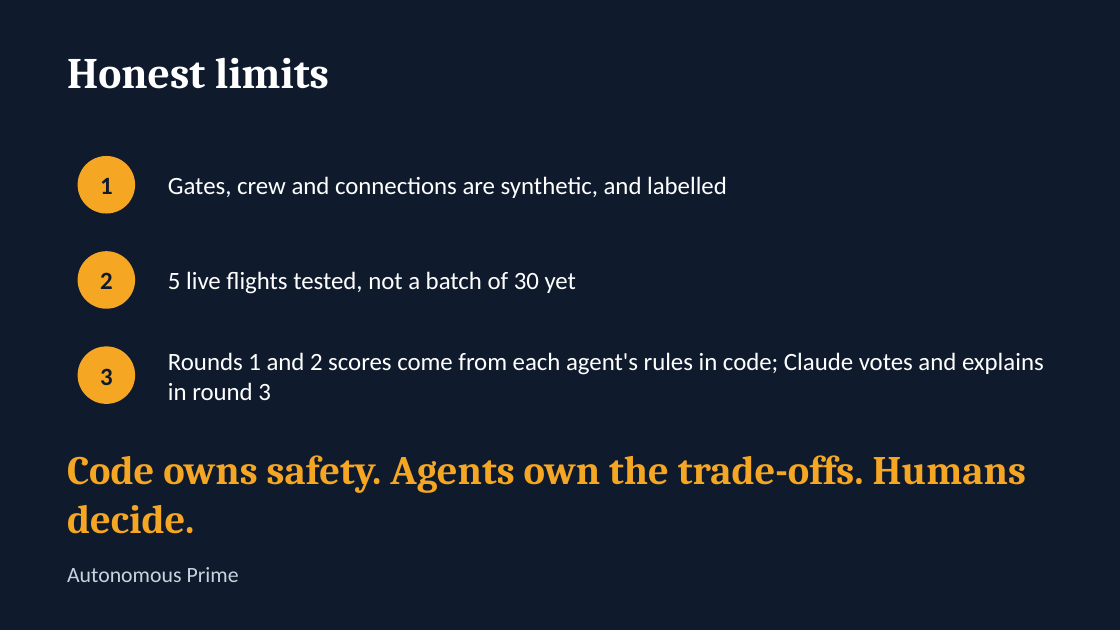
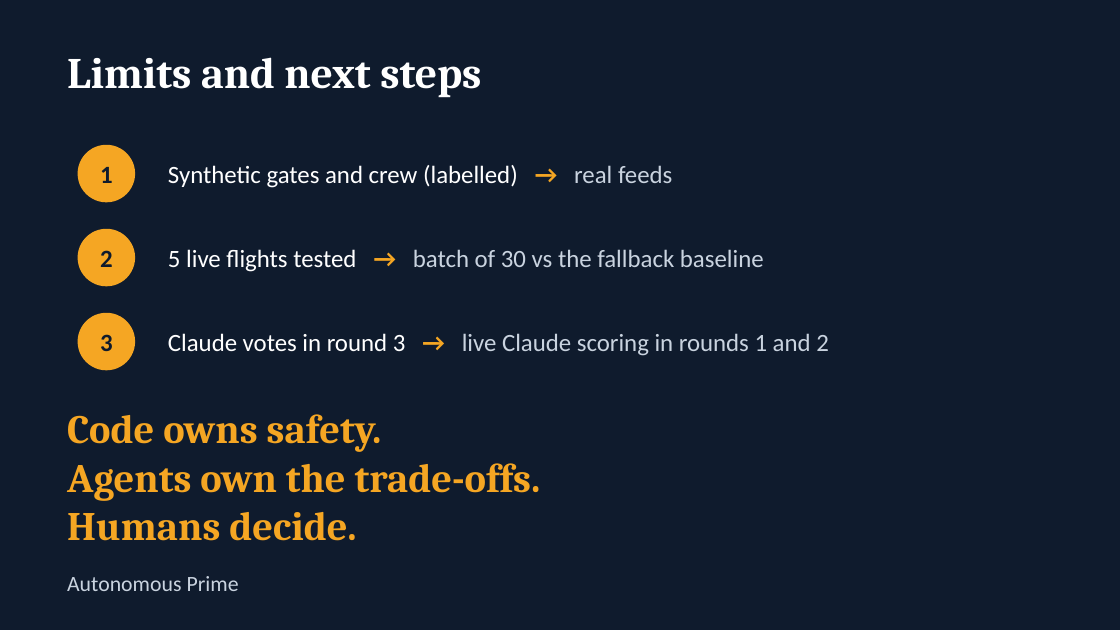
Before and after one commit to vishnuroxx/AnthropicHackathonWinner, a slide deck: slide 12 of pitch.pptx. Drawn at 1120x630 pixels with LibreOffice and Linux fonts; fonts in the diff are those of the drawing. Boxes give left, top, right and bottom in pixels: in the first picture for what was removed or moved away, otherwise in the second. Text is boxed around its words. In the diff, an @@ line names an element or a change of style, - is before the commit and + after.

```diff
--- a/pitch.pptx
+++ b/pitch.pptx
@@ text at box(67, 57, 481, 98): text changed @@
-Honest limits
+Limits and next steps
@@ text "1": place and size @@
-text "1" at box(100, 178, 113, 194)
+text "1" at box(100, 167, 113, 183)
@@ ellipse: place and size @@
-ellipse at box(78, 157, 134, 213)
+ellipse at box(78, 146, 134, 202)
@@ text at box(168, 165, 672, 188): text changed @@
-Gates, crew and connections are synthetic, and labelled
+Synthetic gates and crew (labelled) → real feeds
@@ text "2": place and size @@
-text "2" at box(100, 272, 113, 289)
+text "2" at box(100, 250, 113, 267)
@@ ellipse: place and size @@
-ellipse at box(78, 252, 134, 308)
+ellipse at box(78, 230, 134, 286)
@@ text at box(168, 249, 764, 272): text changed; text colour #FFFFFF to #C9D3DF @@
-5 live flights tested, not a batch of 30 yet
+5 live flights tested → batch of 30 vs the fallback baseline
@@ text "3": place and size @@
-text "3" at box(100, 368, 113, 385)
+text "3" at box(100, 334, 113, 351)
@@ ellipse: place and size @@
-ellipse at box(78, 347, 134, 403)
+ellipse at box(78, 314, 134, 370)
@@ text at box(168, 333, 829, 356): text changed; text colour #FFFFFF to #C9D3DF @@
-Rounds 1 and 2 scores come from each agent's rules in code; Claude votes and explains in round 3
+Claude votes in round 3 → live Claude scoring in rounds 1 and 2
@@ text at box(67, 414, 541, 541): text changed @@
-Code owns safety. Agents own the trade-offs. Humans decide.
+Code owns safety.
+Agents own the trade-offs.
+Humans decide.
@@ text "Autonomous Prime": place and size @@
-text "Autonomous Prime" at box(67, 567, 239, 582)
+text "Autonomous Prime" at box(67, 576, 239, 591)
```
Also in this commit, not shown: 3 other slides changed.
